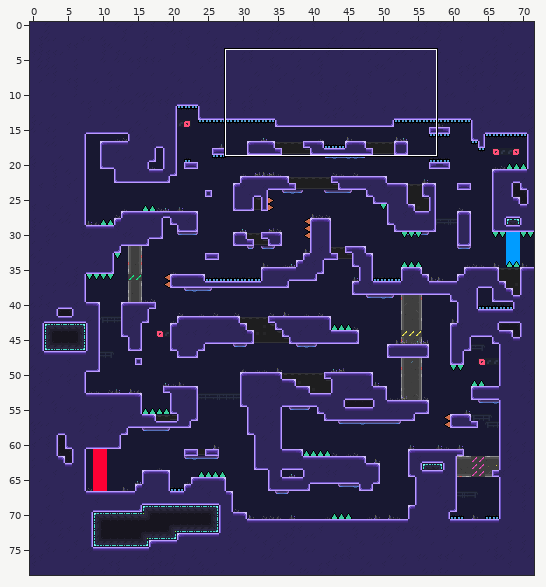
LDtk project: Assets/level.ldtk. Above: a wide view before the commit, with the close-up outlined.
Close-up. Before the edit:
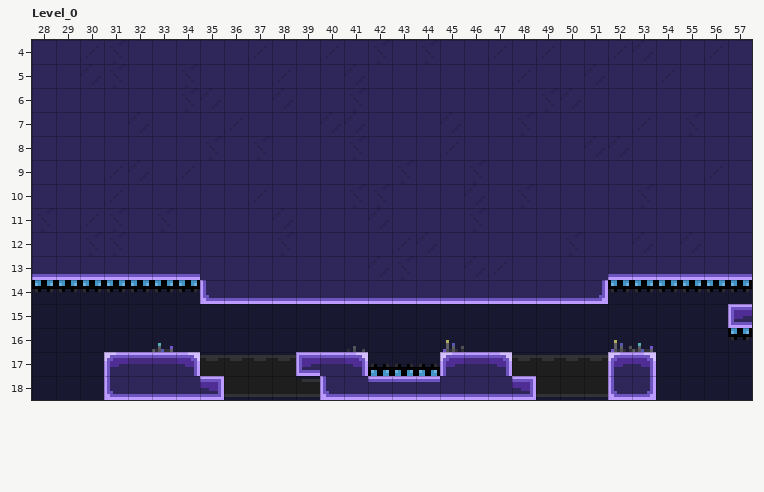
Cells are 8x8 px. Shown: Level_0 x 28..57, y 4..18. The commit also changed other parts of the map, which this record leaves out.
Once edited:
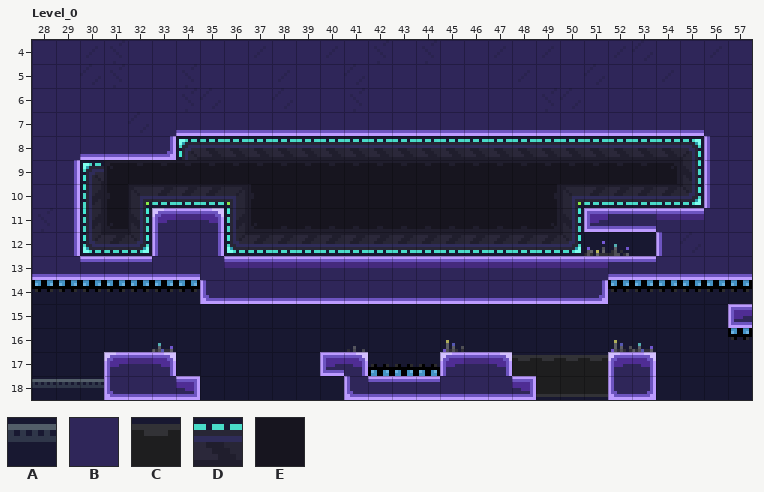
Key: from "Indestrial": A 3; from "Structure1": B 1 "_", C 3, D 4, E 5.
_ is an empty cell, . an unchanged one.
The exact change:
--- layer "Indestrial"
@@ x 28..30 @@
-18 ___
+18 AAA
--- layer "Structure1"
@@ x 30..55 @@
- 8 ....BBBBBBBBBBBBBBBBBBBBBB
- 9 BBBBBBBBBBBBBBBBBBBBBBBBBB
-10 BBBBBBBBBBBBBBBBBBBBBBBBBB
-11 BBB...BBBBBBBBBBBBBBB.....
-12 BBB...BBBBBBBBBBBBBBBBBB..
+ 8 ....DDDDDDDDDDDDDDDDDDDDDD
+ 9 DEEEEEEEEEEEEEEEEEEEEEEEED
+10 DEDDDDDEEEEEEEEEEEEEDDDDDD
+11 DED...DEEEEEEEEEEEEED.....
+12 DDD...DDDDDDDDDDDDDDD___..
@@ x 34..40 @@
-17 BCCCCB.
-18 .BCCCCB
+17 ______.
+18 .______
